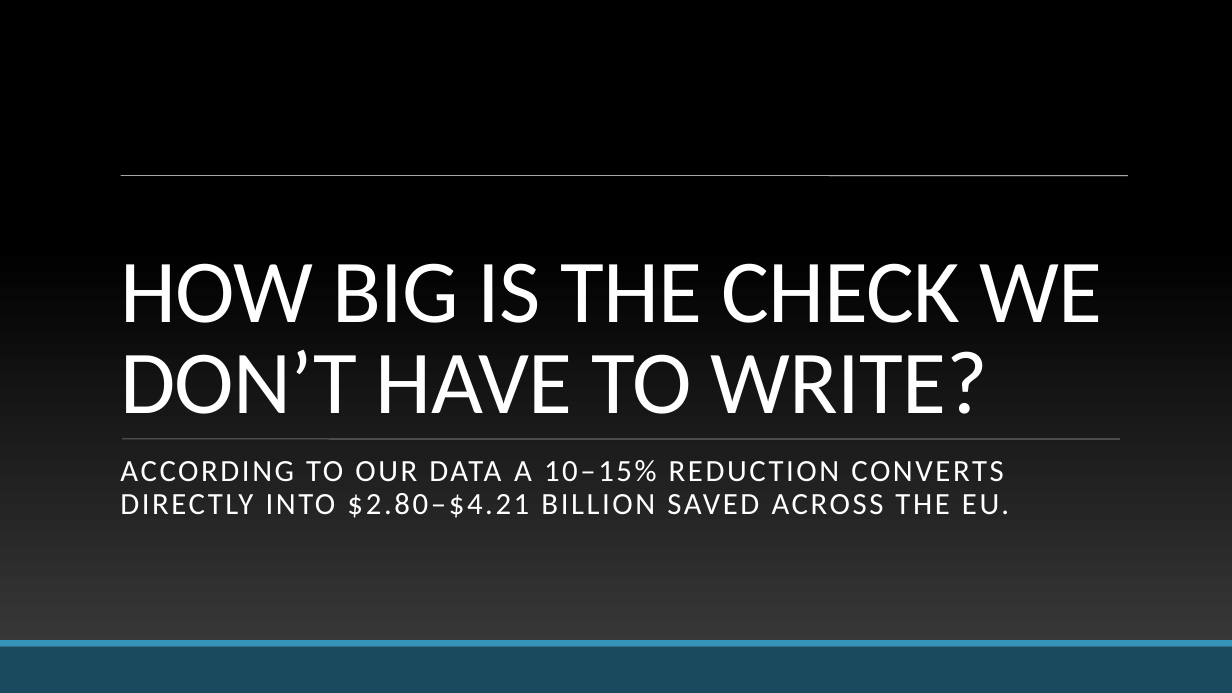
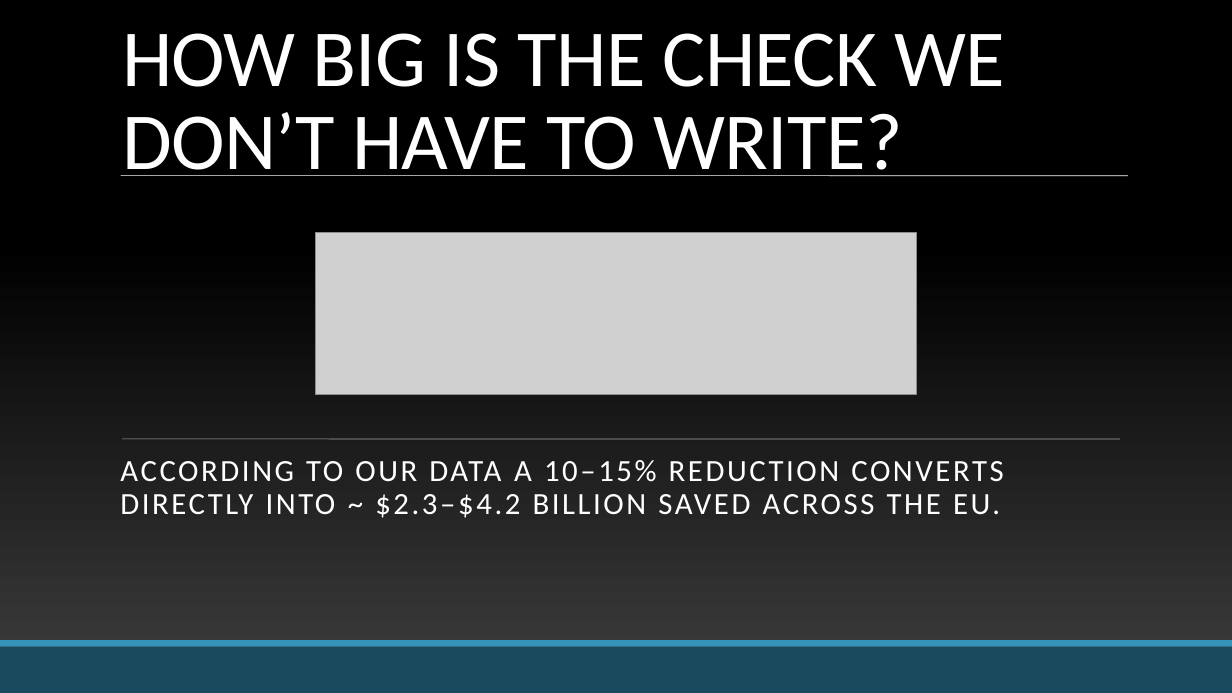
Before and after one commit to KozA777/cyber_project, a slide deck: slide 9 of FINAL_PRESENTATION.pptx. Drawn at 1232x693 pixels with LibreOffice and Linux fonts; fonts in the diff are those of the drawing; grey boxes stand for pictures; background and template pictures are left out. Boxes give left, top, right and bottom in pixels: in the first picture for what was removed or moved away, otherwise in the second. Text is boxed around its words. In the diff, an @@ line names an element or a change of style, - is before the commit and + after.

```diff
--- a/FINAL_PRESENTATION.pptx
+++ b/FINAL_PRESENTATION.pptx
@@ title "HOW BIG IS THE CHECK ..." moved from (x1=120, y1=263, x2=1102, y2=414) to (x1=122, y1=33, x2=1005, y2=176) @@
@@ title "HOW BIG IS THE CHECK ..." at (x1=122, y1=33, x2=1005, y2=176): size 70 to 63 pt @@
@@ picture added at (x1=315, y1=232, x2=916, y2=395) @@
@@ text at (x1=120, y1=460, x2=1003, y2=518): text changed @@
-ACCORDING TO OUR DATA A 10–15% REDUCTION CONVERTS DIRECTLY INTO $2.80–$4.21 BILLION SAVED ACROSS THE EU.
+ACCORDING TO OUR DATA A 10–15% REDUCTION CONVERTS DIRECTLY INTO ~ $2.3–$4.2 BILLION SAVED ACROSS THE EU.
```
Also in this commit, not shown: 11 other slides changed, 1 slide removed.
